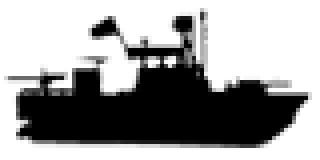
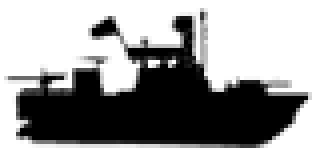
Comparing the layer stacks of the two 320 × 160 images. Changes:
painted on "Layer 1" over [left=24, top=28, right=200, bottom=96]
